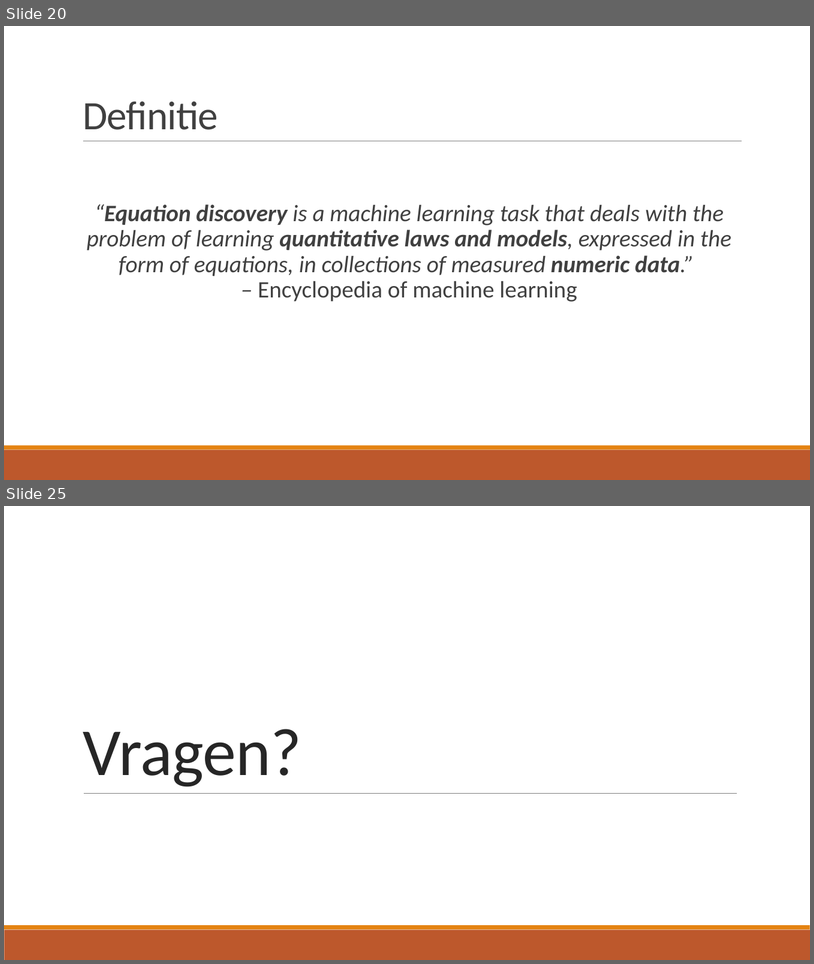
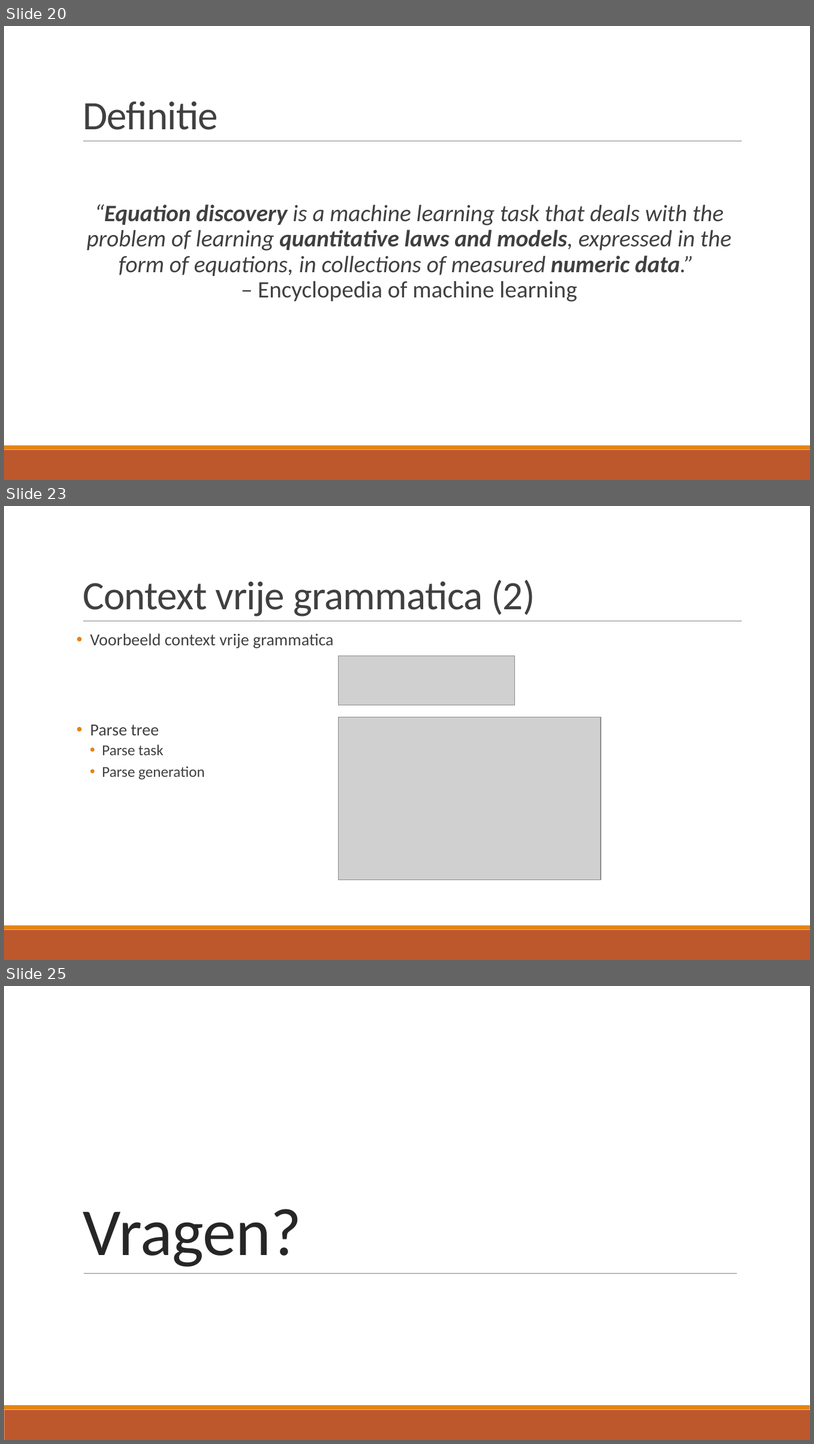
Before and after one commit to TomDeGroote/Bachelorproef, a slide deck: Opdracht 2/Literatuurstudie.pptx. Shown one above the other, each under a label of ours: slides 20 and 25 before the commit, slides 20, 23 and 25 after it; the slides between them are not shown. The pictures are 814x964 and 814x1444 pixels, drawn with LibreOffice and Linux fonts; fonts in the diff are those of the drawing; grey boxes stand for pictures. Boxes give left, top, right and bottom in pixels: in the first picture for what was removed or moved away, otherwise in the second. Text is boxed around its words. In the diff, an @@ line names an element or a change of style, - is before the commit and + after.

```diff
--- a/Opdracht 2/Literatuurstudie.pptx
+++ b/Opdracht 2/Literatuurstudie.pptx
@@ slide 23 added at (x1=4, y1=506, x2=810, y2=960), background #FFFFFF; not listed: 3 template elements that a slide beside it also shows @@
@@ title added at (x1=83, y1=580, x2=535, y2=616), 48 pt, text #404040 @@
+Context vrije grammatica (2)
@@ text added at (x1=90, y1=633, x2=334, y2=780), 20 pt, text #404040 @@
+• Voorbeeld context vrije grammatica
+• Parse tree
+  • Parse task
+  • Parse generation
@@ picture added at (x1=339, y1=655, x2=516, y2=705) @@
@@ picture added at (x1=339, y1=717, x2=601, y2=880) @@
```
Also in this commit, not shown: 8 slides changed, 1 slide removed, 4 other files.
